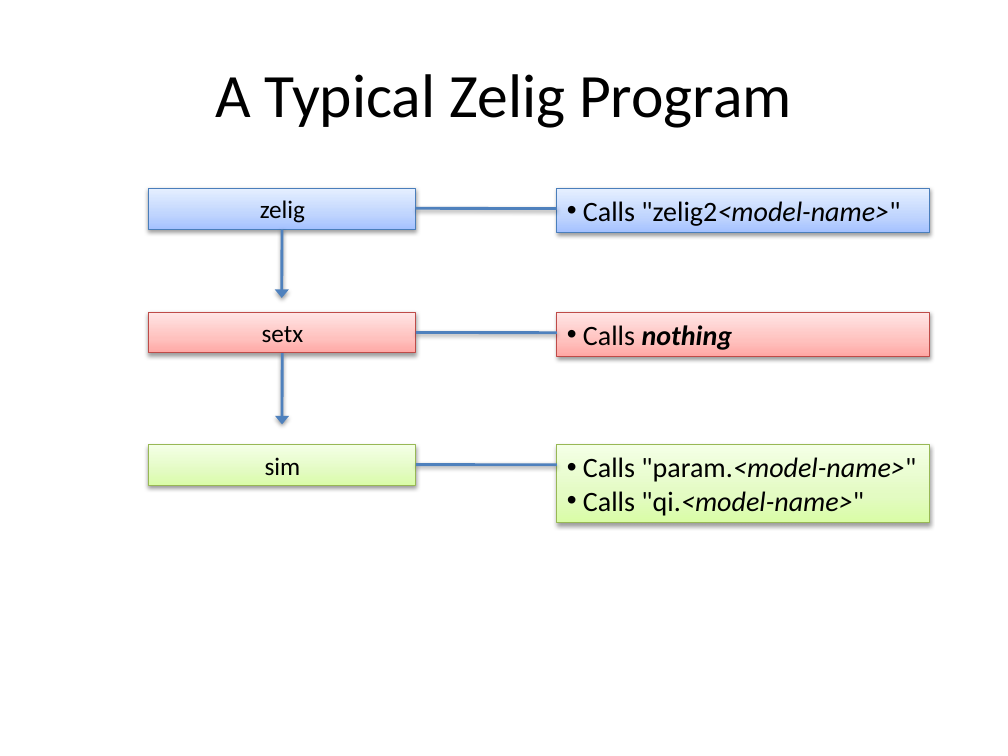
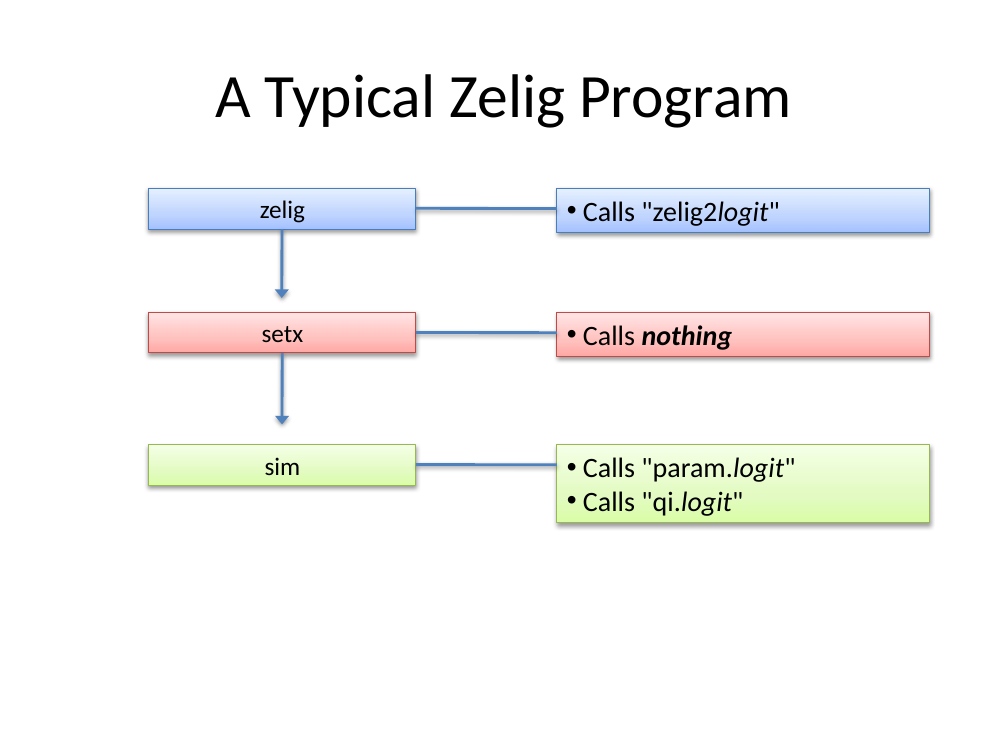
Before and after one commit to IQSS/Zelig4-Documentation, a slide deck: slide 17 of January-Class/Zelig_1_regressions.pptx (slide 18 before the commit). Drawn at 1008x756 pixels with LibreOffice and Linux fonts; fonts in the diff are those of the drawing. Boxes give left, top, right and bottom in pixels: in the first picture for what was removed or moved away, otherwise in the second. Text is boxed around its words. In the diff, an @@ line names an element or a change of style, - is before the commit and + after.

```diff
--- a/January-Class/Zelig_1_regressions.pptx
+++ b/January-Class/Zelig_1_regressions.pptx
@@ text in rectangle at (583,201,779,226): text changed @@
-• Calls "zelig2<model-name>"
+• Calls "zelig2logit"
@@ text in rectangle at (583,457,795,516): text changed; italic off @@
-• Calls "param.<model-name>"
-• Calls "qi.<model-name>"
+• Calls "param.logit"
+• Calls "qi.logit"
```
Also in this commit, not shown: 3 other slides changed, 1 slide removed.
